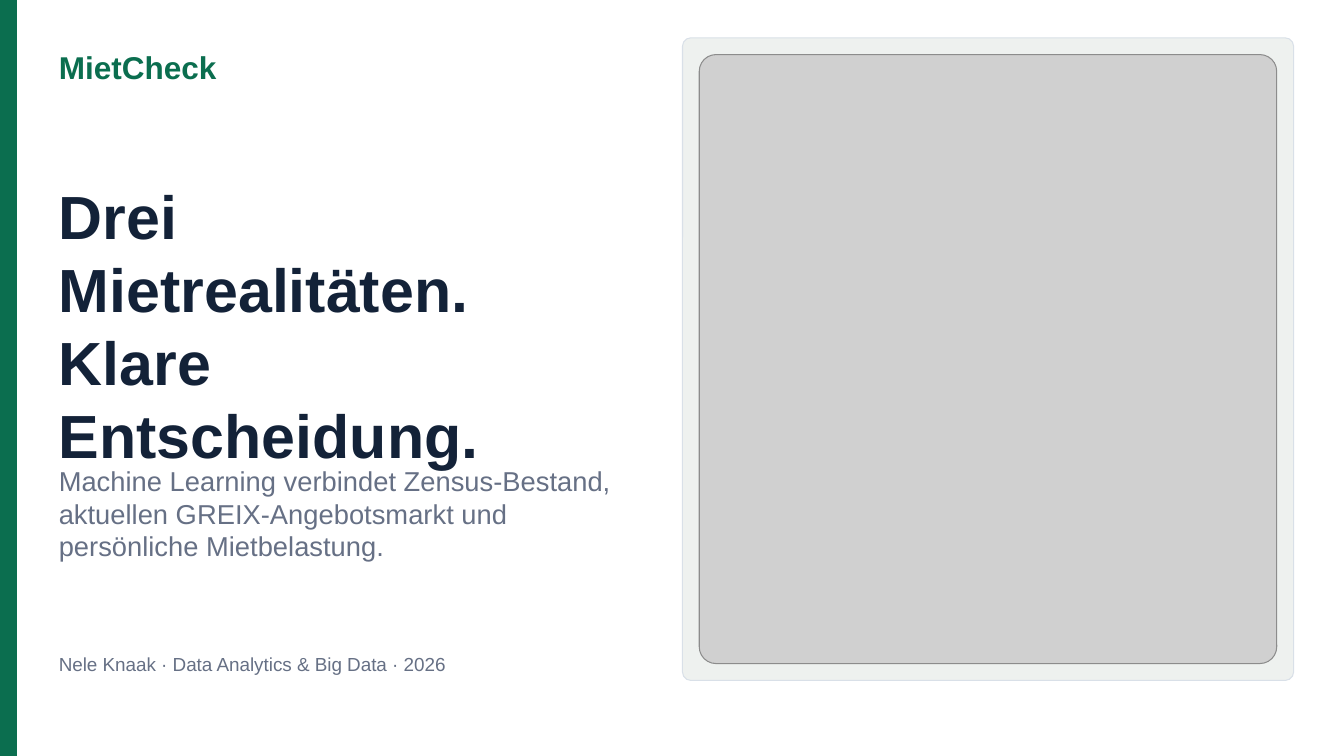
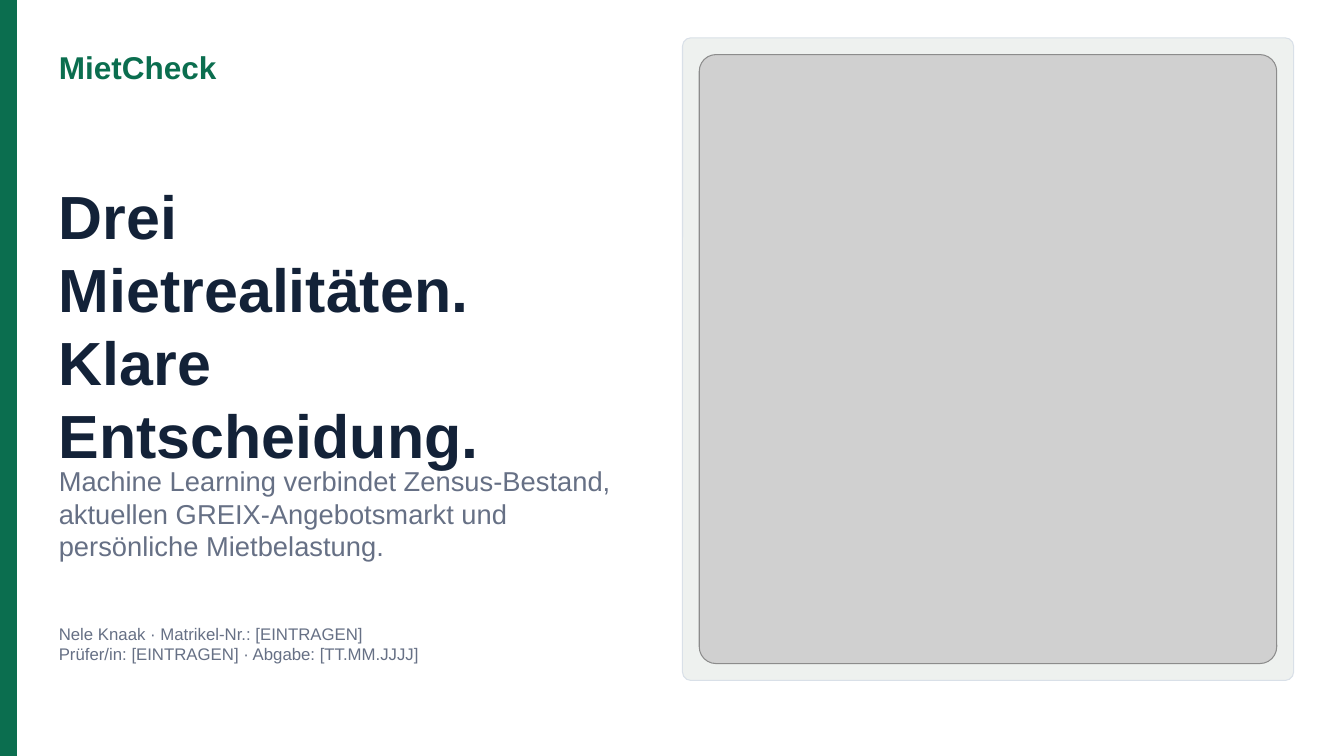
Before and after one commit to neleknaak-31/MietCheck, a slide deck: slide 1 of deliverables/MietCheck_Praesentation.pptx. Drawn at 1344x756 pixels with LibreOffice and Linux fonts; fonts in the diff are those of the drawing; grey boxes stand for pictures. Boxes give left, top, right and bottom in pixels: in the first picture for what was removed or moved away, otherwise in the second. Text is boxed around its words. In the diff, an @@ line names an element or a change of style, - is before the commit and + after.

```diff
--- a/deliverables/MietCheck_Praesentation.pptx
+++ b/deliverables/MietCheck_Praesentation.pptx
@@ text at bbox=[59, 628, 419, 664]: text changed; size 13.5 to 12 pt @@
-Nele Knaak · Data Analytics & Big Data · 2026
+Nele Knaak · Matrikel-Nr.: [EINTRAGEN]
+Prüfer/in: [EINTRAGEN] · Abgabe: [TT.MM.JJJJ]
```
Also in this commit, not shown: 4 other files.
